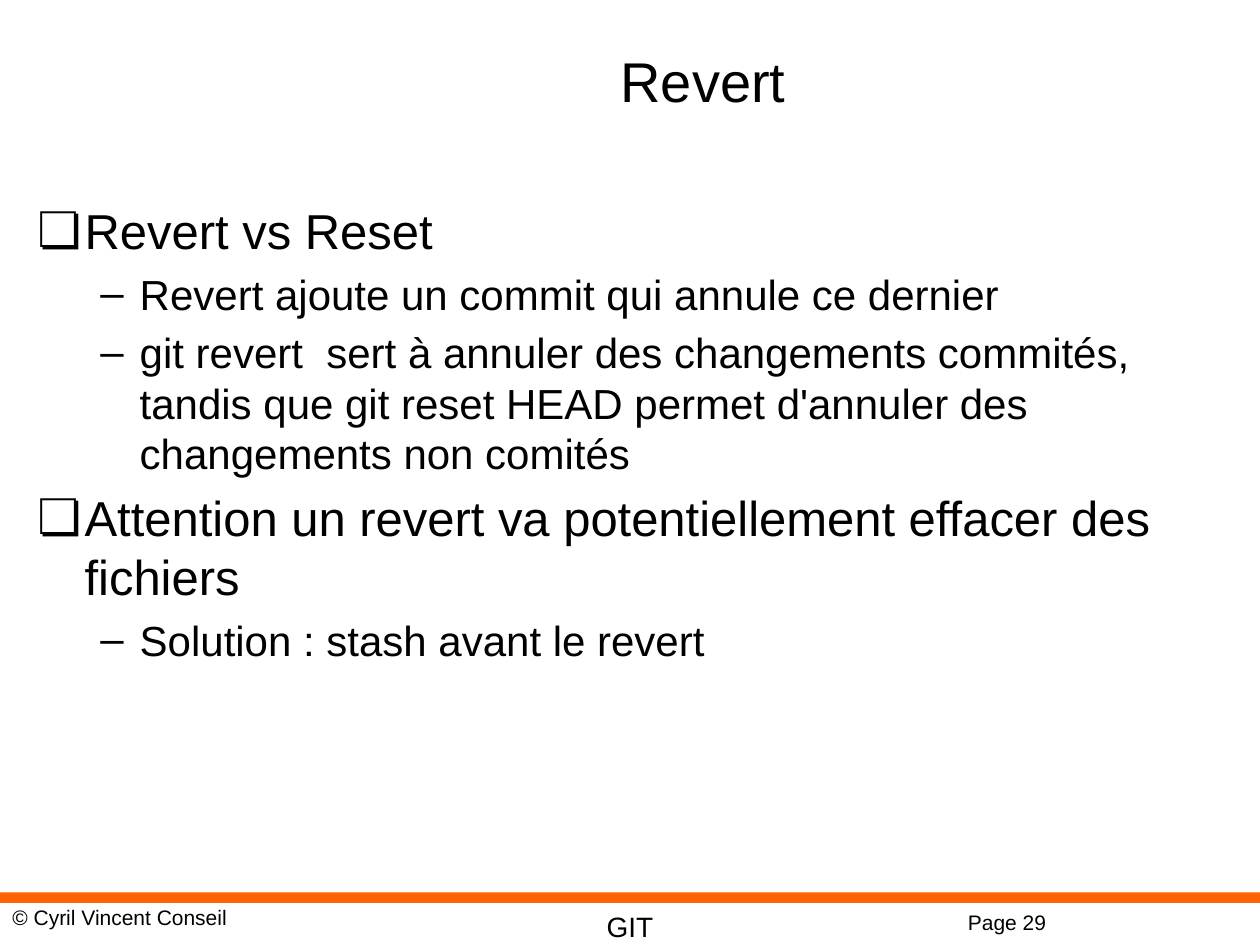
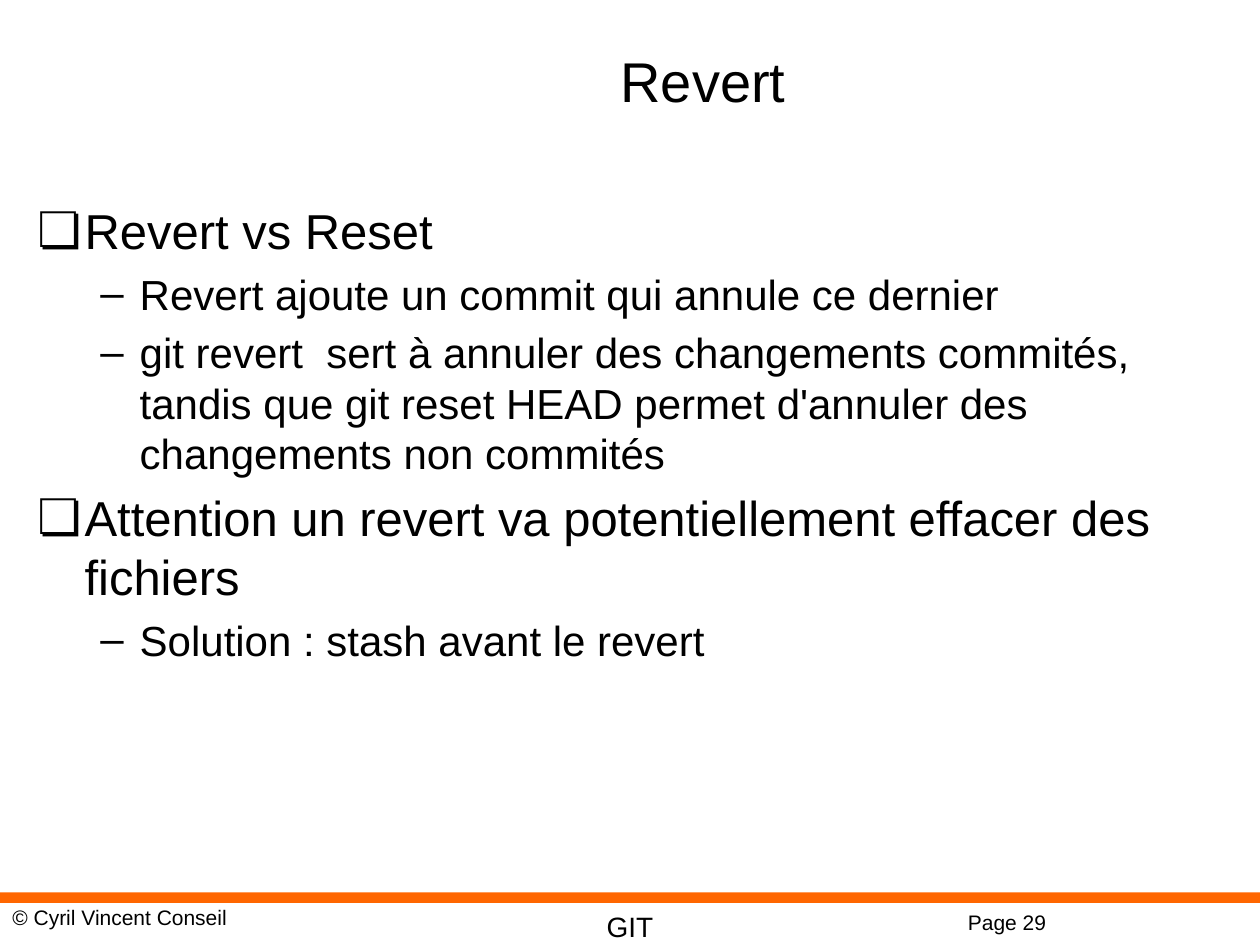
Before and after one commit to cyrilvincent/git, a slide deck: slide 29 of ppt/GIT05-Conflicts.pptx. Drawn at 1260x945 pixels with LibreOffice and Linux fonts; fonts in the diff are those of the drawing; background and template pictures are left out. Boxes give left, top, right and bottom in pixels: in the first picture for what was removed or moved away, otherwise in the second. Text is boxed around its words. In the diff, an @@ line names an element or a change of style, - is before the commit and + after.

Commit message:
PPT

```diff
--- a/ppt/GIT05-Conflicts.pptx
+++ b/ppt/GIT05-Conflicts.pptx
@@ text at (x1=140, y1=337, x2=1129, y2=478): text changed @@
-  – git revert sert à annuler des changements commités, tandis que git reset HEAD permet d'annuler des changements non comités
+  – git revert sert à annuler des changements commités, tandis que git reset HEAD permet d'annuler des changements non commités
```
Also in this commit, not shown: 1 other slide changed, 1 slide removed, 1 other file.
